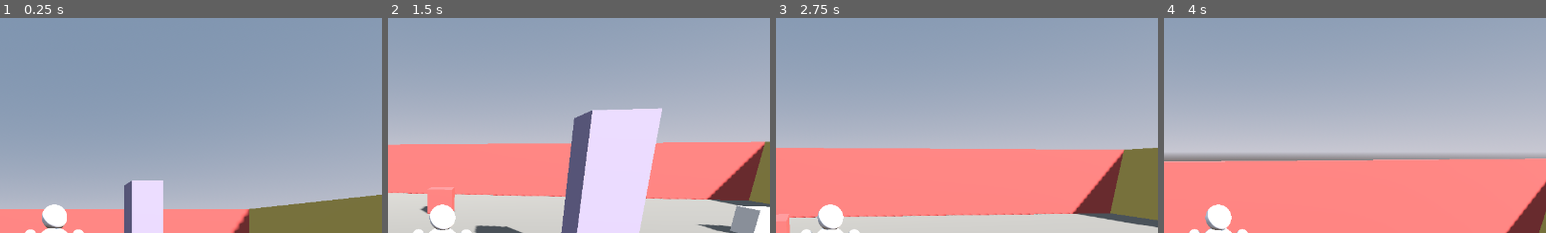
Above: before the commit, frames 1-4 (left to right).
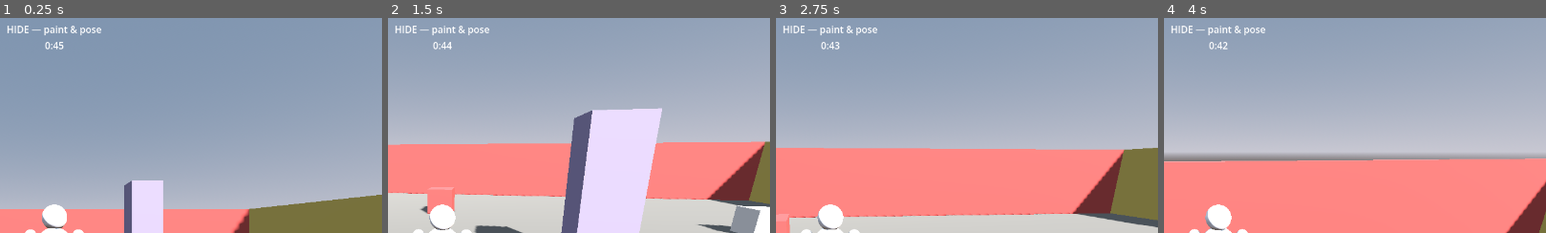
Above: after the commit, the same moments.

Repository: Occupying-Mars/meccha-girgit
Game: Godot game, scene res://scenes/game/test_arena.tscn
Two runs of this game, one before a commit and one after it. Both use one fixed random seed, a clock stepped at 60 frames per second and the inputs below.
Inputs (mouse positions are % of the whole screen's width and height, from its top left):
- Up to frame 1 (0.25 s): no input
- Up to frame 2 (1.5 s): tap Enter at 0.5 s; move the mouse to (55, 50) at 0.52 s; press the mouse at (55, 50) at 0.53 s; hold W (move_forward) from 0.53 s (still down); tap Space (jump) at 0.77 s; move the mouse to (45, 50) at 1.27 s; release the mouse at (45, 50) at 1.28 s; click (45, 50) at 1.35 s
- Up to frame 3 (2.75 s): keep holding W (move_forward); tap Space (jump) at 1.52 s; move the mouse to (52, 48) at 2.02 s; press the mouse at (52, 48) at 2.03 s
- Up to frame 4 (4 s): keep holding W (move_forward); move the mouse to (49, 52) at 2.77 s; release the mouse at (49, 52) at 2.78 s; click (49, 52) at 2.85 s; tap Space (jump) at 3.02, 3.77 s; move the mouse to (57, 51) at 3.52 s; press the mouse at (57, 51) at 3.53 s
The pictures show only the part of the screen within x 43-93%, y 1-51%; the shares and areas given below are measured in that part.

The runs differ from the first frame. In frame 1, 0.5% of the frame differs, in the area x 2-27%, y 3-15%; in frame 2, 0.5%; in frame 3, 0.5%; in frame 4, 0.5%.

Commit message:
feat(round): phase/timer HUD + local match runner (prep->seek->results)
Ties the mechanics into a round loop driven by the GameState autoload.

- round_hud.gd/.tscn: phase banner + mm:ss countdown, reusable hider/seeker
- match_runner.gd: starts the round on load (host owns this once networked)
- test_arena: starts a match; prep timer counts down over the hider

Verified: round starts in PREP, "HIDE — paint & pose" banner + countdown tick.

Co-Authored-By: Claude Opus 4.8 (1M context) <noreply@anthropic.com>

Diff:
--- a/scenes/game/test_arena.tscn
+++ b/scenes/game/test_arena.tscn
@@ -1,7 +1,9 @@
-[gd_scene load_steps=5 format=3 uid="uid://c0testarena0"]
+[gd_scene load_steps=7 format=3 uid="uid://c0testarena0"]
 
 [ext_resource type="Script" path="res://scripts/core/arena_builder.gd" id="1_arena"]
 [ext_resource type="PackedScene" uid="uid://b0hider0scene0" path="res://scenes/characters/hider.tscn" id="2_hider"]
+[ext_resource type="Script" path="res://scripts/core/match_runner.gd" id="3_runner"]
+[ext_resource type="PackedScene" uid="uid://i0roundhud0" path="res://scenes/ui/round_hud.tscn" id="4_hud"]
 
 [sub_resource type="ProceduralSkyMaterial" id="sky_mat"]
 sky_horizon_color = Color(0.65, 0.65, 0.7, 1)
@@ -19,6 +21,7 @@
 tonemap_mode = 2
 
 [node name="TestArena" type="Node3D"]
+script = ExtResource("3_runner")
 
 [node name="WorldEnvironment" type="WorldEnvironment" parent="."]
 environment = SubResource("env")
@@ -32,3 +35,5 @@
 
 [node name="Hider" parent="." instance=ExtResource("2_hider")]
 transform = Transform3D(1, 0, 0, 0, 1, 0, 0, 0, 1, -3, 0.1, 6)
+
+[node name="RoundHud" parent="." instance=ExtResource("4_hud")]
--- /dev/null
+++ b/scenes/ui/round_hud.tscn
@@ -0,0 +1,26 @@
+[gd_scene load_steps=2 format=3 uid="uid://i0roundhud0"]
+
+[ext_resource type="Script" path="res://scripts/ui/round_hud.gd" id="1_round"]
+
+[node name="RoundHud" type="CanvasLayer"]
+script = ExtResource("1_round")
+
+[node name="Top" type="VBoxContainer" parent="."]
+anchors_preset = 5
+anchor_left = 0.5
+anchor_right = 0.5
+offset_left = -120.0
+offset_top = 12.0
+offset_right = 120.0
+offset_bottom = 70.0
+grow_horizontal = 2
+
+[node name="Phase" type="Label" parent="Top"]
+layout_mode = 2
+horizontal_alignment = 1
+text = "HIDE — paint & pose"
+
+[node name="Timer" type="Label" parent="Top"]
+layout_mode = 2
+horizontal_alignment = 1
+text = "0:45"
--- /dev/null
+++ b/scripts/core/match_runner.gd
@@ -0,0 +1,7 @@
+extends Node3D
+## Drives a local match through the GameState phases for single-player testing.
+## Starts the round on load so the prep timer runs. Networking will later own
+## this on the host; for now it lets us see the round loop end to end.
+
+func _ready() -> void:
+	GameState.start_match()
--- /dev/null
+++ b/scripts/ui/round_hud.gd
@@ -0,0 +1,30 @@
+extends CanvasLayer
+class_name RoundHud
+## Round phase + countdown banner, driven by the GameState autoload.
+## Reusable across hider and seeker views; networking will later just drive
+## GameState on the host and this reflects it everywhere.
+
+@onready var _phase: Label = $Top/Phase
+@onready var _timer: Label = $Top/Timer
+
+const PHASE_TEXT := {
+	GameState.Phase.ASSIGN: "ASSIGNING TEAMS",
+	GameState.Phase.PREP: "HIDE — paint & pose",
+	GameState.Phase.SEEK: "SEEK",
+	GameState.Phase.RESULTS: "RESULTS",
+}
+
+
+func _ready() -> void:
+	GameState.phase_changed.connect(_on_phase)
+	GameState.phase_tick.connect(_on_tick)
+	_on_phase(GameState.phase)
+	_on_tick(GameState.time_left())
+
+
+func _on_phase(phase: int) -> void:
+	_phase.text = PHASE_TEXT.get(phase, "?")
+
+func _on_tick(seconds_left: float) -> void:
+	var s := int(ceil(seconds_left))
+	_timer.text = "%d:%02d" % [s / 60, s % 60]
Not shown, added: scripts/core/match_runner.gd.uid
Not shown, added: scripts/ui/round_hud.gd.uid
